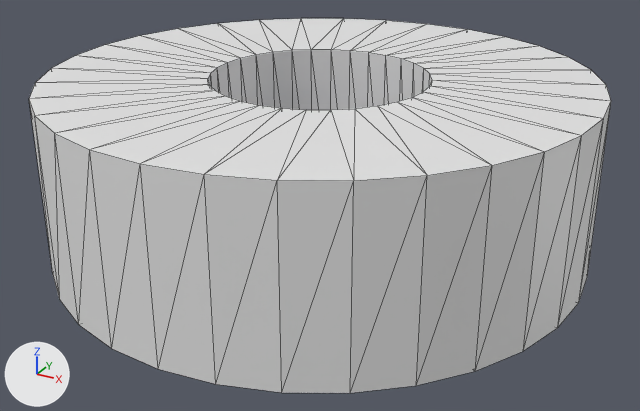
Renders of the glTF model src/models/howToPlay.glb from each side of a commit.
The view is the same before and after, from a camera (50 mm lens) standing at (94.8, -172.4, 94.8) and looking at (1.7, -3.1, 10.1). The lights are fixed; the arrows at lower left show +X, +Y and +Z. Mesh edges are drawn as thin lines. Where no turn or scale is listed for an object, it has been applied to the vertices. Vertices at the same position are counted once.

The scene before the commit, as lines of its bpy script (objects in view):
```python
me_circle = bpy.data.meshes.new('Circle')
me_circle.from_pydata(...)  # 128 vertices, 256 faces; spans x -63.3..63.3, y -63.3..63.3, z -0.8..40.6
ob_border = bpy.data.objects.new('Border', me_circle)
ob_border.location = (0.0, 0.0, 0.0)
```
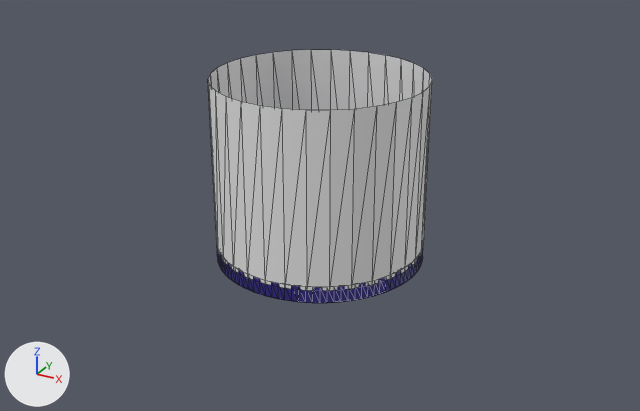
Where the change shows, as pixel boxes (x1, y1, x2, y2) in the pictures (640 x 411 px):
'Border', reshaped (61% narrower, 36% shorter): before (29, 18, 611, 393); after (208, 50, 432, 291)
part 1 of me_circle, deleted: before (29, 18, 611, 393)
'Cylinder.001', unchanged, uncovered by the edit: after (217, 248, 423, 303)

The change, as a diff of the scene's bpy script:
```diff
--- a/src/models/howToPlay.glb.py
+++ b/src/models/howToPlay.glb.py
@@ me_circle @@
 # used by ob_border; location = (0.0, 0.0, 0.0)
-me_circle.from_pydata(...)  # 128 vertices, 256 faces; spans x -63.3..63.3, y -63.3..63.3, z -0.8..40.6
+me_circle.from_pydata(...)  # 64 vertices, 64 faces; spans x -25.3..25.3, y -25.3..25.3, z -0.8..40.6
+# me_circle part 1
+# 64 vertices are removed from x -63.3..63.3, y -63.3..63.3, z -0.8..40.6
+# 192 faces are deleted
```
